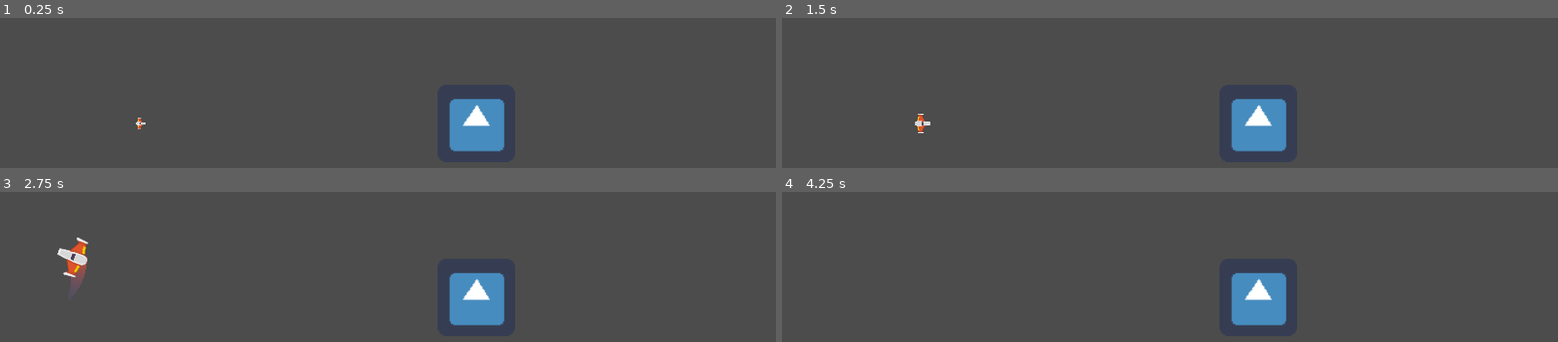
Above: before the commit, frames 1-4 (two rows, left to right).
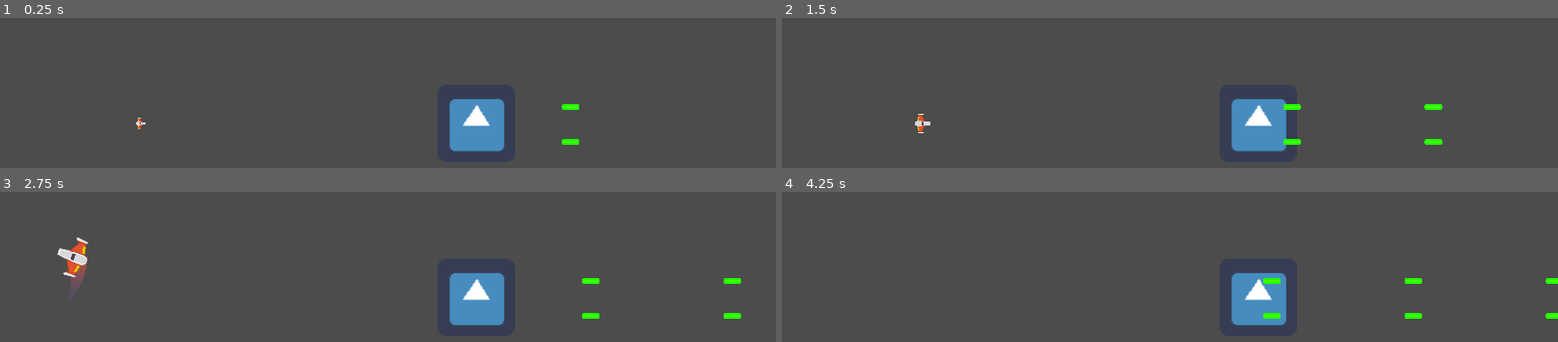
Above: after the commit, the same moments.

Repository: morfeo777/Meteoritos
Game: Godot game, scene res://Juego/Proyectiles/NivelTest.tscn
Two runs of this game, one before a commit and one after it. Both use one fixed random seed, a clock stepped at 60 frames per second and the inputs below. The engine's default icon, where the game draws it, is replaced by a stand-in: a white triangle on a blue panel in a dark square.
Inputs:
- Up to frame 1 (0.25 s): no input
- Up to frame 2 (1.5 s): hold W (mover_adelante) 0.53-1.28 s; hold F (disparo_principal) 0.53-1.28 s; hold S (mover_atras) from 1.28 s (still down); tap Q (disparo_secundario) at 1.35 s
- Up to frame 3 (2.75 s): release S (mover_atras) at 2.03 s; hold W (mover_adelante) from 2.03 s (still down); hold A (rotar_antihorario) from 2.03 s (still down)
- Up to frame 4 (4.25 s): release A (rotar_antihorario) at 2.78 s; tap D (rotar_horario) at 2.85 s; release W (mover_adelante) at 3.53 s; hold S (mover_atras) from 3.53 s (still down); hold F (disparo_principal) from 3.53 s (still down); tap E (escudo, bound only after the commit) at 4.15 s

The runs differ from the first frame. In frame 1, 0.2% of the frame differs, in the area x 72-75%, y 57-85%; in frame 2, 0.4%; in frame 3, 0.3%; in frame 4, 0.5%, in the area x 62-100%, y 57-85%.

Commit message:
Escudo creo
-Arreglamo el escudo
-El Laser todavia no arrregle

Diff:
--- /dev/null
+++ b/Juego/Enemigos/AreaColision.gd
@@ -0,0 +1,4 @@
+extends Area2D
+
+func recibir_danio(danio: float):
+	owner.recibir_danio(danio)
--- a/Juego/Enemigos/EnemigoDummy.gd
+++ b/Juego/Enemigos/EnemigoDummy.gd
@@ -1,5 +1,16 @@
 extends Node2D
 
+var hitpoints:float = 10.0
+
+func _process(delta: float) -> void:
+	$Canion.set_esta_disparando(true)
+
+func recibir_danio(danio: float) -> void:
+	hitpoints -= danio
+	print("Danio: ", danio)
+	print("HitPoints: ", hitpoints)
+	if hitpoints <= 0.0:
+		queue_free()
 
 
 
--- a/Juego/Enemigos/EnemigoDummy.tscn
+++ b/Juego/Enemigos/EnemigoDummy.tscn
@@ -1,7 +1,10 @@
-[gd_scene load_steps=4 format=2]
+[gd_scene load_steps=7 format=2]
 
 [ext_resource path="res://icon.png" type="Texture" id=1]
 [ext_resource path="res://Juego/Enemigos/EnemigoDummy.gd" type="Script" id=2]
+[ext_resource path="res://Juego/Enemigos/AreaColision.gd" type="Script" id=3]
+[ext_resource path="res://Juego/Proyectiles/Canion.tscn" type="PackedScene" id=4]
+[ext_resource path="res://Juego/Proyectiles/ProyectilEnemigo.tscn" type="PackedScene" id=5]
 
 [sub_resource type="RectangleShape2D" id=1]
 extents = Vector2( 58.8785, 61.9218 )
@@ -9,16 +12,31 @@
 [node name="EnemigoDummy" type="Node2D"]
 script = ExtResource( 2 )
 
+[node name="Area2D" type="Area2D" parent="."]
+scale = Vector2( 1.5, 1.5 )
+collision_layer = 2
+collision_mask = 9
+script = ExtResource( 3 )
+
+[node name="CollisionShape2D" type="CollisionShape2D" parent="Area2D"]
+modulate = Color( 0.886275, 0.960784, 0.0313726, 1 )
+shape = SubResource( 1 )
+
 [node name="Sprite" type="Sprite" parent="."]
 scale = Vector2( 3, 3 )
 texture = ExtResource( 1 )
 
-[node name="Area2D" type="Area2D" parent="."]
-scale = Vector2( 1.5, 1.5 )
-collision_layer = 2
-collision_mask = 9
+[node name="Canion" parent="." instance=ExtResource( 4 )]
+proyectil = ExtResource( 5 )
+cadencia_disparo = 0.35
+velocidad_proyectil = 1000
+danio_proyectil = 3
 
-[node name="CollisionShape2D" type="CollisionShape2D" parent="Area2D"]
-modulate = Color( 0.886275, 0.960784, 0.0313726, 1 )
-shape = SubResource( 1 )
+[node name="PuntoIzquierdo" parent="Canion" index="0"]
+position = Vector2( 0, -40.5 )
+
+[node name="PuntoDerecho" parent="Canion" index="1"]
+position = Vector2( 0, 46.5 )
 [connection signal="body_entered" from="Area2D" to="." method="_on_Area2D_body_entered"]
+
+[editable path="Canion"]
--- /dev/null
+++ b/Juego/Naves/Player/Escudo.gd
@@ -0,0 +1,53 @@
+#Escudo
+class_name Escudo
+extends Area2D
+
+## Variables Export
+export var energia:float = 8.0
+export var radio_desgaste:float = -1.6
+
+## Variables
+var esta_activado:bool = false setget, get_esta_activado
+
+##Metodos
+func _ready() -> void:
+	set_process(false)
+	controlar_colisionador(true)
+
+func _process(delta: float) -> void:
+	energia += radio_desgaste *delta
+	if energia <= 0.0:
+		desactivar()
+
+## Setters y Getters
+func get_esta_activado() -> bool:
+	return esta_activado
+
+##Metodos Custom
+func controlar_colisionador(esta_desactivado: bool) -> void:
+	$CollisionShape2D.set_deferred("disabled", esta_desactivado)
+
+func activar() -> void:
+	print("activar")
+	if energia <= 0.0:
+		return
+	esta_activado = true
+	controlar_colisionador(false)
+	$AnimationPlayer.play("activando")
+
+func desactivar() -> void:
+	set_process(false)
+	esta_activado = false
+	controlar_colisionador(true)
+	$AnimationPlayer.play_backwards("activando")
+
+
+## Señales Internas
+func _on_AnimationPlayer_animation_finished(anim_name: String) -> void:
+	if anim_name == "activando" and esta_activado:
+		$AnimationPlayer.play("activado")
+		set_process(true)
+
+
+func _on_Escudo_body_entered(body: Node) -> void:
+	body.queue_free()
--- /dev/null
+++ b/Juego/Naves/Player/Escudo.tscn
@@ -0,0 +1,239 @@
+[gd_scene load_steps=10 format=2]
+
+[ext_resource path="res://Juego/Naves/Player/escudo1.png" type="Texture" id=1]
+[ext_resource path="res://Juego/Naves/Player/escudo2.png" type="Texture" id=2]
+[ext_resource path="res://Juego/Naves/Player/escudo3.png" type="Texture" id=3]
+[ext_resource path="res://Juego/Naves/Player/campo_fuerza.ogg" type="AudioStream" id=4]
+[ext_resource path="res://Juego/Naves/Player/Escudo.gd" type="Script" id=5]
+
+[sub_resource type="CircleShape2D" id=1]
+radius = 78.0893
+
+[sub_resource type="Animation" id=2]
+resource_name = "activado"
+loop = true
+step = 0.2
+tracks/0/type = "value"
+tracks/0/path = NodePath("SpriteCompleto:visible")
+tracks/0/interp = 1
+tracks/0/loop_wrap = true
+tracks/0/imported = false
+tracks/0/enabled = true
+tracks/0/keys = {
+"times": PoolRealArray( 0 ),
+"transitions": PoolRealArray( 1 ),
+"update": 1,
+"values": [ true ]
+}
+tracks/1/type = "value"
+tracks/1/path = NodePath("SpriteCompleto:scale")
+tracks/1/interp = 1
+tracks/1/loop_wrap = true
+tracks/1/imported = false
+tracks/1/enabled = true
+tracks/1/keys = {
+"times": PoolRealArray( 0, 0.2, 0.4, 0.6, 0.8, 1 ),
+"transitions": PoolRealArray( 1, 1, 1, 1, 1, 1 ),
+"update": 0,
+"values": [ Vector2( 1, 1 ), Vector2( 1.2, 1.2 ), Vector2( 0.9, 0.9 ), Vector2( 1.2, 1.2 ), Vector2( 0.9, 0.9 ), Vector2( 1, 1 ) ]
+}
+tracks/2/type = "value"
+tracks/2/path = NodePath("AudioStreamPlayer:playing")
+tracks/2/interp = 1
+tracks/2/loop_wrap = true
+tracks/2/imported = false
+tracks/2/enabled = true
+tracks/2/keys = {
+"times": PoolRealArray( 0 ),
+"transitions": PoolRealArray( 1 ),
+"update": 1,
+"values": [ true ]
+}
+
+[sub_resource type="Animation" id=3]
+resource_name = "activando"
+length = 0.5
+tracks/0/type = "value"
+tracks/0/path = NodePath("SpriteCompleto:visible")
+tracks/0/interp = 1
+tracks/0/loop_wrap = true
+tracks/0/imported = false
+tracks/0/enabled = true
+tracks/0/keys = {
+"times": PoolRealArray( 0, 0.5 ),
+"transitions": PoolRealArray( 1, 1 ),
+"update": 1,
+"values": [ false, true ]
+}
+tracks/1/type = "value"
+tracks/1/path = NodePath("SpriteCompleto:scale")
+tracks/1/interp = 1
+tracks/1/loop_wrap = true
+tracks/1/imported = false
+tracks/1/enabled = true
+tracks/1/keys = {
+"times": PoolRealArray( 0, 0.5 ),
+"transitions": PoolRealArray( 1, 1 ),
+"update": 0,
+"values": [ Vector2( 1, 1 ), Vector2( 1, 1 ) ]
+}
+tracks/2/type = "value"
+tracks/2/path = NodePath("SpriteAbriendo1:visible")
+tracks/2/interp = 1
+tracks/2/loop_wrap = true
+tracks/2/imported = false
+tracks/2/enabled = true
+tracks/2/keys = {
+"times": PoolRealArray( 0, 0.3, 0.5 ),
+"transitions": PoolRealArray( 1, 1, 1 ),
+"update": 1,
+"values": [ true, false, false ]
+}
+tracks/3/type = "value"
+tracks/3/path = NodePath("SpriteAbriendo1:scale")
+tracks/3/interp = 1
+tracks/3/loop_wrap = true
+tracks/3/imported = false
+tracks/3/enabled = true
+tracks/3/keys = {
+"times": PoolRealArray( 0, 0.3, 0.5 ),
+"transitions": PoolRealArray( 1, 1, 1 ),
+"update": 0,
+"values": [ Vector2( 0, 0 ), Vector2( 0.9, 0.9 ), Vector2( 1, 1 ) ]
+}
+tracks/4/type = "value"
+tracks/4/path = NodePath("SpriteAbriendo2:visible")
+tracks/4/interp = 1
+tracks/4/loop_wrap = true
+tracks/4/imported = false
+tracks/4/enabled = true
+tracks/4/keys = {
+"times": PoolRealArray( 0, 0.3, 0.5 ),
+"transitions": PoolRealArray( 1, 1, 1 ),
+"update": 1,
+"values": [ false, true, false ]
+}
+tracks/5/type = "value"
+tracks/5/path = NodePath("SpriteAbriendo2:scale")
+tracks/5/interp = 1
+tracks/5/loop_wrap = true
+tracks/5/imported = false
+tracks/5/enabled = true
+tracks/5/keys = {
+"times": PoolRealArray( 0, 0.3, 0.4 ),
+"transitions": PoolRealArray( 1, 1, 1 ),
+"update": 0,
+"values": [ Vector2( 0, 0 ), Vector2( 0.9, 0.9 ), Vector2( 1, 1 ) ]
+}
+
+[sub_resource type="Animation" id=4]
+length = 0.001
+tracks/0/type = "value"
+tracks/0/path = NodePath("SpriteCompleto:visible")
+tracks/0/interp = 1
+tracks/0/loop_wrap = true
+tracks/0/imported = false
+tracks/0/enabled = true
+tracks/0/keys = {
+"times": PoolRealArray( 0 ),
+"transitions": PoolRealArray( 1 ),
+"update": 1,
+"values": [ false ]
+}
+tracks/1/type = "value"
+tracks/1/path = NodePath("SpriteCompleto:scale")
+tracks/1/interp = 1
+tracks/1/loop_wrap = true
+tracks/1/imported = false
+tracks/1/enabled = true
+tracks/1/keys = {
+"times": PoolRealArray( 0 ),
+"transitions": PoolRealArray( 1 ),
+"update": 0,
+"values": [ Vector2( 1, 1 ) ]
+}
+tracks/2/type = "value"
+tracks/2/path = NodePath("SpriteAbriendo1:visible")
+tracks/2/interp = 1
+tracks/2/loop_wrap = true
+tracks/2/imported = false
+tracks/2/enabled = true
+tracks/2/keys = {
+"times": PoolRealArray( 0 ),
+"transitions": PoolRealArray( 1 ),
+"update": 1,
+"values": [ false ]
+}
+tracks/3/type = "value"
+tracks/3/path = NodePath("SpriteAbriendo1:scale")
+tracks/3/interp = 1
+tracks/3/loop_wrap = true
+tracks/3/imported = false
+tracks/3/enabled = true
+tracks/3/keys = {
+"times": PoolRealArray( 0 ),
+"transitions": PoolRealArray( 1 ),
+"update": 0,
+"values": [ Vector2( 1, 1 ) ]
+}
+tracks/4/type = "value"
+tracks/4/path = NodePath("SpriteAbriendo2:visible")
+tracks/4/interp = 1
+tracks/4/loop_wrap = true
+tracks/4/imported = false
+tracks/4/enabled = true
+tracks/4/keys = {
+"times": PoolRealArray( 0 ),
+"transitions": PoolRealArray( 1 ),
+"update": 1,
+"values": [ false ]
+}
+tracks/5/type = "value"
+tracks/5/path = NodePath("SpriteAbriendo2:scale")
+tracks/5/interp = 1
+tracks/5/loop_wrap = true
+tracks/5/imported = false
+tracks/5/enabled = true
+tracks/5/keys = {
+"times": PoolRealArray( 0 ),
+"transitions": PoolRealArray( 1 ),
+"update": 0,
+"values": [ Vector2( 1, 1 ) ]
+}
+
+[node name="Escudo" type="Area2D"]
+collision_layer = 0
+collision_mask = 16
+script = ExtResource( 5 )
+
+[node name="CollisionShape2D" type="CollisionShape2D" parent="."]
+position = Vector2( -5.97037, -0.25 )
+shape = SubResource( 1 )
+
+[node name="SpriteCompleto" type="Sprite" parent="."]
+rotation = 1.5708
+texture = ExtResource( 3 )
+
+[node name="SpriteAbriendo1" type="Sprite" parent="."]
+position = Vector2( 0, -0.25 )
+rotation = 1.5708
+scale = Vector2( 1e-05, 1e-05 )
+texture = ExtResource( 1 )
+
+[node name="SpriteAbriendo2" type="Sprite" parent="."]
+visible = false
+rotation = 1.5708
+scale = Vector2( 1e-05, 1e-05 )
+texture = ExtResource( 2 )
+
+[node name="AnimationPlayer" type="AnimationPlayer" parent="."]
+autoplay = "default"
+anims/activado = SubResource( 2 )
+anims/activando = SubResource( 3 )
+anims/default = SubResource( 4 )
+
+[node name="AudioStreamPlayer" type="AudioStreamPlayer" parent="."]
+stream = ExtResource( 4 )
+bus = "SFX"
+[connection signal="body_entered" from="." to="." method="_on_Escudo_body_entered"]
+[connection signal="animation_finished" from="AnimationPlayer" to="." method="_on_AnimationPlayer_animation_finished"]
--- a/Juego/Naves/Player/Player.gd
+++ b/Juego/Naves/Player/Player.gd
@@ -13,6 +13,7 @@
 var empuje:Vector2 = Vector2.ZERO
 var dir_rotacion:int = 0
 var estado_actual:int = ESTADO.SPAWN
+var hitpoints:float = 15.0
 
 ## Atributos onready
 onready var canion:Canion = $Canion
@@ -20,6 +21,8 @@
 onready var estela:Estela = $EstelaPuntoInicio/Trail2D
 onready var motor_sfx:Motor = $MotorSFX
 onready var colisionador:CollisionShape2D = $CollisionShape2D
+onready var impacto_sfx:AudioStreamPlayer = $ImpactosSFX
+onready var escudo:Escudo = $Escudo
 
 # Metodos
 func _ready() -> void:
@@ -43,6 +46,8 @@
 		motor_sfx.sonido_on()
 	if event.is_action_released("mover_adelante") or event.is_action_released("mover_atras"):
 		motor_sfx.sonido_off()
+	if event.is_action_pressed("escudo") and not escudo.get_esta_activado():
+		escudo.activar()
 
 func _integrate_forces(state: Physics2DDirectBodyState) -> void:
 	apply_central_impulse(empuje.rotated(rotation))
@@ -102,6 +107,14 @@
 func destruir() -> void:
 	controlador_estados(ESTADO.MUERTO)
 
+func recibir_danio(danio: float) -> void:
+	hitpoints -= danio
+	print("Danio: ", danio)
+	print("HitPoints: ", hitpoints)
+	if hitpoints <= 0.0:
+		destruir()
+	impacto_sfx.play()
+
 
 
 
--- a/Juego/Naves/Player/Player.tscn
+++ b/Juego/Naves/Player/Player.tscn
@@ -7,6 +7,8 @@
 [ext_resource path="res://Juego/Proyectiles/Laser/LaserBeam2D.tscn" type="PackedScene" id=5]
 [ext_resource path="res://Juego/Naves/Player/Estela/Trail2D.tscn" type="PackedScene" id=6]
 [ext_resource path="res://Juego/Naves/Player/Motor/MotorSFX.tscn" type="PackedScene" id=7]
+[ext_resource path="res://Juego/Naves/Player/impactos.ogg" type="AudioStream" id=8]
+[ext_resource path="res://Juego/Naves/Player/Escudo.tscn" type="PackedScene" id=9]
 
 [sub_resource type="CircleShape2D" id=1]
 radius = 35.5
@@ -56,7 +58,6 @@
 
 [node name="Sprite" type="Sprite" parent="."]
 rotation = 1.5708
-scale = Vector2( 1e-05, 1e-05 )
 texture = ExtResource( 1 )
 
 [node name="CollisionShape2D" type="CollisionShape2D" parent="."]
@@ -92,7 +93,11 @@
 autoplay = "spawn"
 anims/default = SubResource( 2 )
 anims/spawn = SubResource( 3 )
-[connection signal="timeout" from="Canion/TimerEnfriamiento" to="Canion" method="_on_TimerEnfriamiento_timeout"]
+
+[node name="ImpactosSFX" type="AudioStreamPlayer" parent="."]
+stream = ExtResource( 8 )
+
+[node name="Escudo" parent="." instance=ExtResource( 9 )]
 [connection signal="animation_finished" from="AnimationPlayer" to="." method="_on_AnimationPlayer_animation_finished"]
 
 [editable path="Canion"]
--- a/Juego/Proyectiles/Canion.gd
+++ b/Juego/Proyectiles/Canion.gd
@@ -59,5 +59,8 @@
 
 
 
+
+
+
 func _on_TimerEnfriamiento_timeout() -> void:
 	esta_enfriado = true
--- a/Juego/Proyectiles/Canion.tscn
+++ b/Juego/Proyectiles/Canion.tscn
@@ -20,3 +20,4 @@
 bus = "SFX"
 
 [node name="TimerEnfriamiento" type="Timer" parent="."]
+[connection signal="timeout" from="TimerEnfriamiento" to="." method="_on_TimerEnfriamiento_timeout"]
--- a/Juego/Proyectiles/Laser/LaserBeam2D.gd
+++ b/Juego/Proyectiles/Laser/LaserBeam2D.gd
@@ -15,6 +15,7 @@
 # It plays appearing and disappearing animations when it's not animating.
 # See `appear()` and `disappear()` for more information.
 var is_casting := false setget set_is_casting
+var radio_danio:float = 4.0
 
 onready var fill := $FillLine2D
 onready var tween := $Tween
@@ -33,7 +34,7 @@
 
 func _physics_process(delta: float) -> void:
 	cast_to = (cast_to + Vector2.RIGHT * cast_speed * delta).clamped(max_length)
-	cast_beam()
+	cast_beam(delta)
 
 
 func set_is_casting(cast: bool) -> void:
@@ -59,7 +60,7 @@
 
 # Controls the emission of particles and extends the Line2D to `cast_to` or the ray's
 # collision point, whichever is closest.
-func cast_beam() -> void:
+func cast_beam(delta: float) -> void:
 	var cast_point := cast_to
 
 	force_raycast_update()
@@ -69,6 +70,8 @@
 		cast_point = to_local(get_collision_point())
 		collision_particles.global_rotation = get_collision_normal().angle()
 		collision_particles.position = cast_point
+		if get_collider().has_method("recibir_danio"):
+			get_collider().recibir_danio(radio_danio * delta)
 
 	fill.points[1] = cast_point
 	beam_particles.position = cast_point * 0.5
--- a/Juego/Proyectiles/Laser/LaserBeam2D.tscn
+++ b/Juego/Proyectiles/Laser/LaserBeam2D.tscn
@@ -56,6 +56,7 @@
 enabled = true
 cast_to = Vector2( 0, 0 )
 collision_mask = 6
+collide_with_areas = true
 script = ExtResource( 1 )
 
 [node name="FillLine2D" type="Line2D" parent="."]
--- a/Juego/Proyectiles/Proyectil.gd
+++ b/Juego/Proyectiles/Proyectil.gd
@@ -10,11 +10,31 @@
 	position = pos
 	rotation = dir
 	velocidad = Vector2(vel, 0).rotated(dir)
+	danio = danio_p
 
 func _physics_process(delta: float) -> void:
 	position += velocidad * delta
 
+##Metodos Custom
+func daniar(otro_cuerpo: CollisionObject2D) -> void:
+	print(otro_cuerpo.name)
+	print(otro_cuerpo.owner.name)
+	if otro_cuerpo.has_method("recibir_danio"):
+		otro_cuerpo.recibir_danio(danio)
+	queue_free()
+
+##Señales Internas
+func _on_VisibilityNotifier2D_screen_exited() -> void:
+	queue_free()
 
 
-func _on_VisibilityNotifier2D_screen_exited() -> void:
-	queue_free()
+func _on_Proyectil_area_entered(area: Area2D) -> void:
+	#if area.has_method("recibir_danio"):
+	#	area.recibir_danio()
+	#queue_free()
+	daniar(area)
+
+
+
+func _on_Proyectil_body_entered(body: Node) -> void:
+	daniar(body)
--- a/Juego/Proyectiles/Proyectil.tscn
+++ b/Juego/Proyectiles/Proyectil.tscn
@@ -16,4 +16,6 @@
 rotation = 1.5708
 
 [node name="VisibilityNotifier2D" type="VisibilityNotifier2D" parent="."]
+[connection signal="area_entered" from="." to="." method="_on_Proyectil_area_entered"]
+[connection signal="body_entered" from="." to="." method="_on_Proyectil_body_entered"]
 [connection signal="screen_exited" from="VisibilityNotifier2D" to="." method="_on_VisibilityNotifier2D_screen_exited"]
--- a/default_bus_layout.tres
+++ b/default_bus_layout.tres
@@ -5,5 +5,5 @@
 bus/1/solo = false
 bus/1/mute = false
 bus/1/bypass_fx = false
-bus/1/volume_db = -7.27252
+bus/1/volume_db = -15.1981
 bus/1/send = "Master"
--- a/project.godot
+++ b/project.godot
@@ -13,6 +13,11 @@
 "class": "Canion",
 "language": "GDScript",
 "path": "res://Juego/Proyectiles/Canion.gd"
+}, {
+"base": "Area2D",
+"class": "Escudo",
+"language": "GDScript",
+"path": "res://Juego/Naves/Player/Escudo.gd"
 }, {
 "base": "Line2D",
 "class": "Estela",
@@ -46,6 +51,7 @@
 } ]
 _global_script_class_icons={
 "Canion": "",
+"Escudo": "",
 "Estela": "",
 "Motor": "",
 "Nivel": "",
@@ -111,6 +117,11 @@
 "events": [ Object(InputEventKey,"resource_local_to_scene":false,"resource_name":"","device":0,"alt":false,"shift":false,"control":false,"meta":false,"command":false,"pressed":false,"scancode":81,"unicode":0,"echo":false,"script":null)
  ]
 }
+escudo={
+"deadzone": 0.5,
+"events": [ Object(InputEventKey,"resource_local_to_scene":false,"resource_name":"","device":0,"alt":false,"shift":false,"control":false,"meta":false,"command":false,"pressed":false,"scancode":69,"unicode":0,"echo":false,"script":null)
+ ]
+}
 
 [layer_names]
 
Not shown: 1 places in Juego/Naves/Player/Player.tscn that only renumber resources
Not shown, added: Juego/Naves/Player/campo_fuerza.ogg.import
Binary file added: Juego/Naves/Player/escudo1.png
Not shown, added: Juego/Naves/Player/escudo1.png.import
Binary file added: Juego/Naves/Player/escudo2.png
Not shown, added: Juego/Naves/Player/escudo2.png.import
Binary file added: Juego/Naves/Player/escudo3.png
Not shown, added: Juego/Naves/Player/escudo3.png.import
Not shown, added: Juego/Naves/Player/impactos.ogg.import
Not shown, added: Juego/Naves/Player/campo_fuerza.ogg
Not shown, added: Juego/Naves/Player/impactos.ogg
